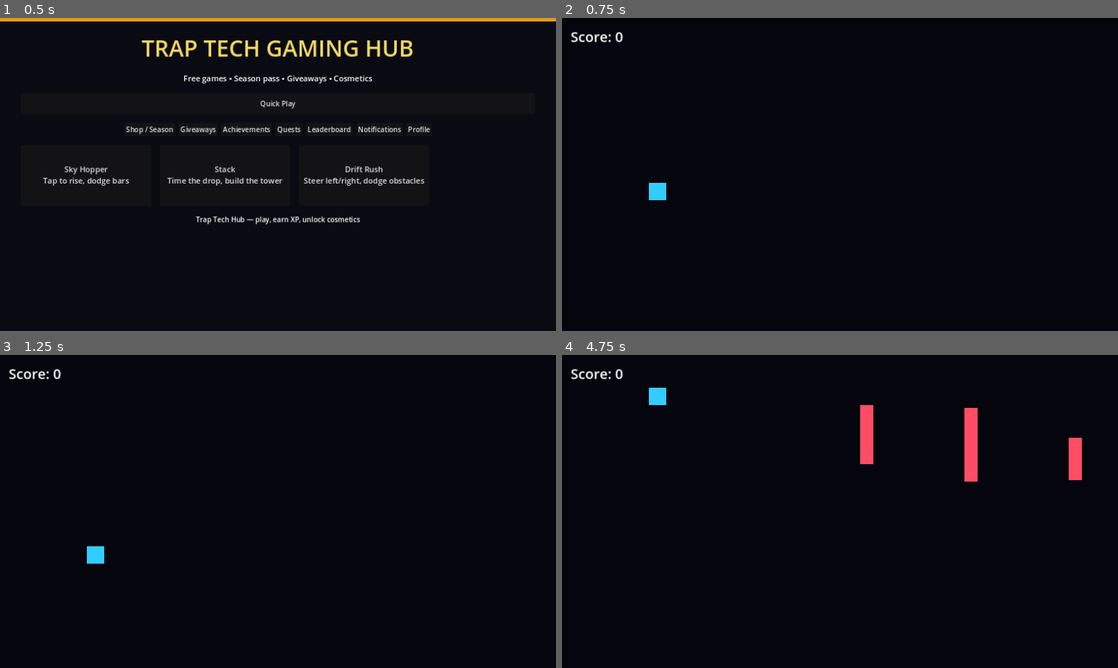
Above: before the commit, frames 1-4 (two rows, left to right).
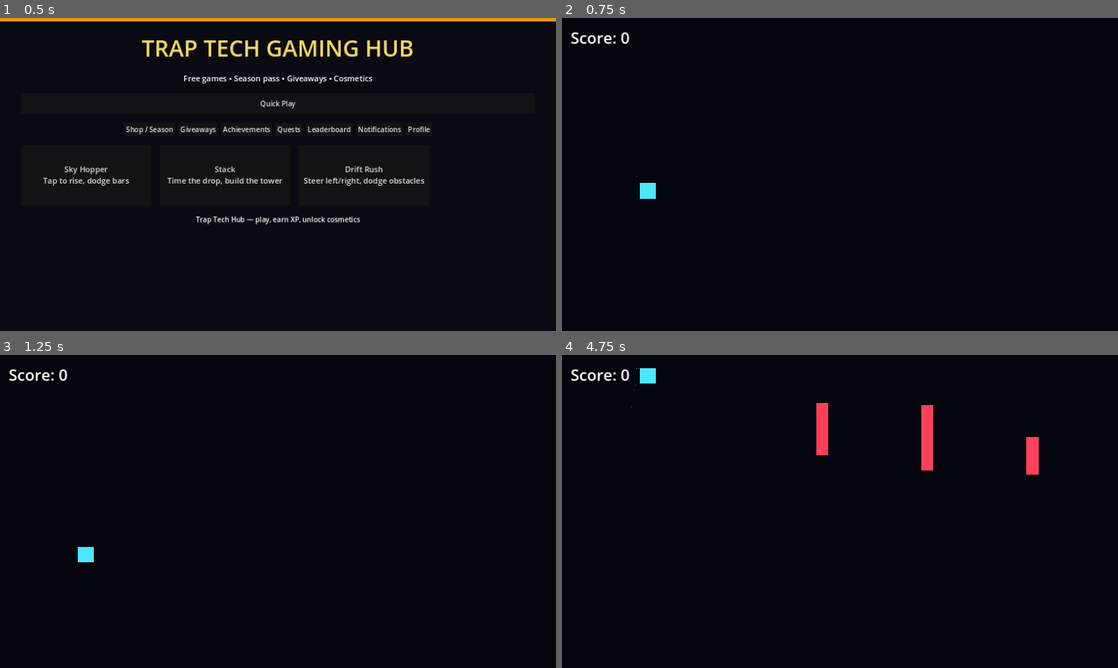
Above: after the commit, the same moments.

Repository: TheTavern001/TrapTech-Gaming-Hub
Game: Godot game, scene res://scenes/hub.tscn
The game is run twice, just before and just after one commit, with the same random seed, the same clock (stepped at 60 frames per second) and the same inputs.
Inputs (mouse positions are in pixels of both pictures, inside the frame that each line leads up to):
- Up to frame 1 (0.5 s): no input
- Up to frame 2 (0.75 s): click "Quick Play" at 0.5 s
- Up to frame 3 (1.25 s): no input
- Up to frame 4 (4.75 s): tap Enter (ui_accept) at 1.25, 2.1, 2.27, 2.57, 3.6, 3.77, 4.07 s; move the mouse to (962, 495) at 1.27 s; hold Right (ui_right) 1.28-2.03 s; hold Enter (ui_accept) 1.28-2.03 s; click (962, 495) at 1.42 s; move the mouse to (728, 527) at 2.02 s; hold Left (ui_left) 2.03-2.78 s; click (728, 527) at 2.17 s; move the mouse to (895, 442) at 2.77 s; hold Enter (ui_accept) 2.78-3.53 s; hold Right (ui_right) 2.78-4.28 s; click (895, 442) at 2.92 s; move the mouse to (812, 574) at 3.52 s; click (812, 574) at 3.67 s; move the mouse to (1006, 558) at 4.27 s; hold Left (ui_left) from 4.28 s (still down); hold Enter (ui_accept) from 4.28 s (still down); click (1006, 558) at 4.42 s

Frame 1 is identical in both runs. In frame 2, 0.5% of the frame differs, in the area x 1-19%, y 4-59%; in frame 3, 0.5%; in frame 4, 3.0%, in the area x 1-94%, y 4-41%.

Commit message:
Polish Sky Hopper: better feel, particles, feedback

Diff:
--- a/godot/scripts/example_game.gd
+++ b/godot/scripts/example_game.gd
@@ -1,67 +1,87 @@
 extends Node2D
 
 var score: int = 0
-var speed: float = 200.0
+var speed: float = 220.0
 var player: ColorRect
 var obstacles: Array = []
 var game_over: bool = false
+var particles: CPUParticles2D
 
 func _ready() -> void:
 	player = ColorRect.new()
-	player.size = Vector2(40, 40)
-	player.color = Color(0.2, 0.8, 1.0)
-	player.position = Vector2(200, 360)
+	player.size = Vector2(36, 36)
+	player.color = Color(0.3, 0.9, 1.0)
+	player.position = Vector2(180, 360)
 	add_child(player)
+
+	particles = CPUParticles2D.new()
+	particles.emitting = true
+	particles.amount = 16
+	particles.lifetime = 0.4
+	particles.direction = Vector2(-1, 0)
+	particles.spread = 30
+	particles.gravity = Vector2(0, 0)
+	particles.initial_velocity_min = 40
+	particles.initial_velocity_max = 80
+	particles.color = Color(0.4, 0.8, 1.0, 0.6)
+	player.add_child(particles)
 
 	var label = Label.new()
 	label.name = "ScoreLabel"
 	label.position = Vector2(20, 20)
-	label.add_theme_font_size_override("font_size", 32)
+	label.add_theme_font_size_override("font_size", 36)
 	add_child(label)
 
 	var timer = Timer.new()
-	timer.wait_time = 1.2
+	timer.wait_time = 1.1
 	timer.timeout.connect(_spawn_obstacle)
 	add_child(timer)
 	timer.start()
 
 func _process(delta: float) -> void:
-	if game_over:
-		return
-	if Input.is_action_pressed("ui_accept") or Input.is_mouse_button_pressed(MOUSE_BUTTON_LEFT):
-		player.position.y -= speed * delta * 1.5
+	if game_over: return
+	var rising = Input.is_action_pressed("ui_accept") or Input.is_mouse_button_pressed(MOUSE_BUTTON_LEFT)
+	if rising:
+		player.position.y -= speed * delta * 1.6
+		particles.emitting = true
 	else:
-		player.position.y += speed * delta * 0.6
-	player.position.y = clamp(player.position.y, 40, 680)
+		player.position.y += speed * delta * 0.55
+		particles.emitting = false
+	player.position.y = clamp(player.position.y, 30, 670)
 
 	for obs in obstacles:
 		obs.position.x -= speed * delta
-		if obs.position.x < -50:
+		if obs.position.x < -40:
 			obs.queue_free()
 			obstacles.erase(obs)
 			score += 1
+			_flash()
 		elif player.get_rect().intersects(obs.get_rect()):
 			_game_over()
 	$ScoreLabel.text = "Score: %d" % score
 
 func _spawn_obstacle() -> void:
-	if game_over:
-		return
+	if game_over: return
 	var obs = ColorRect.new()
-	obs.size = Vector2(30, randf_range(80, 180))
-	obs.color = Color(1.0, 0.3, 0.4)
-	obs.position = Vector2(1280, randf_range(50, 500))
+	obs.size = Vector2(28, randf_range(70, 160))
+	obs.color = Color(1.0, 0.25, 0.35)
+	obs.position = Vector2(1260, randf_range(40, 520))
 	add_child(obs)
 	obstacles.append(obs)
+
+func _flash() -> void:
+	player.modulate = Color(1.5, 1.5, 1.5)
+	await get_tree().create_timer(0.08).timeout
+	if is_instance_valid(player):
+		player.modulate = Color(1, 1, 1)
 
 func _game_over() -> void:
 	game_over = true
 	var pd = get_node("/root/PlayerData")
-	if pd:
-		pd.add_score("sky_hopper", score)
+	if pd: pd.add_score("sky_hopper", score)
 	var label = Label.new()
 	label.text = "Game Over\nScore: %d\nClick to return" % score
-	label.position = Vector2(500, 300)
+	label.position = Vector2(480, 280)
 	label.add_theme_font_size_override("font_size", 40)
 	add_child(label)
 
